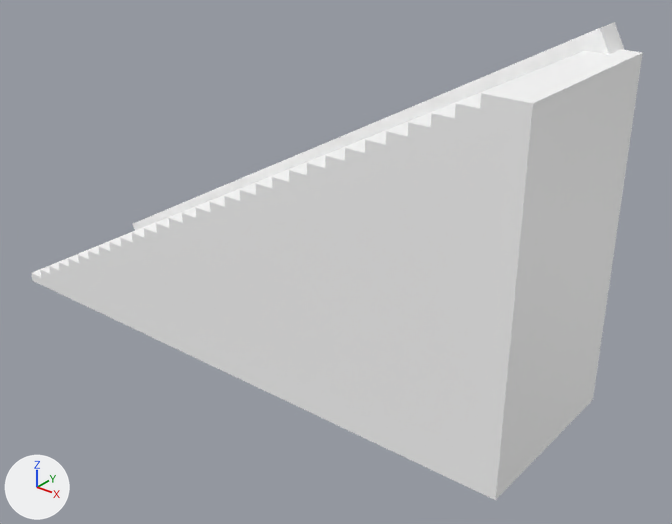
The FBX model Content/Meshes/SM_Stairs.fbx: old version first, new version second.
Both versions are drawn from a 50 mm lens placed at (76.04, -16.9, 12.12), pointed at (64.57, -2.57, 3.24). The axes (+X, +Y, +Z) are drawn at lower left. The lights are the same throughout. Where no turn or scale is listed for an object, it has been applied to the vertices.

The first picture shows 'Stairs_Right'.
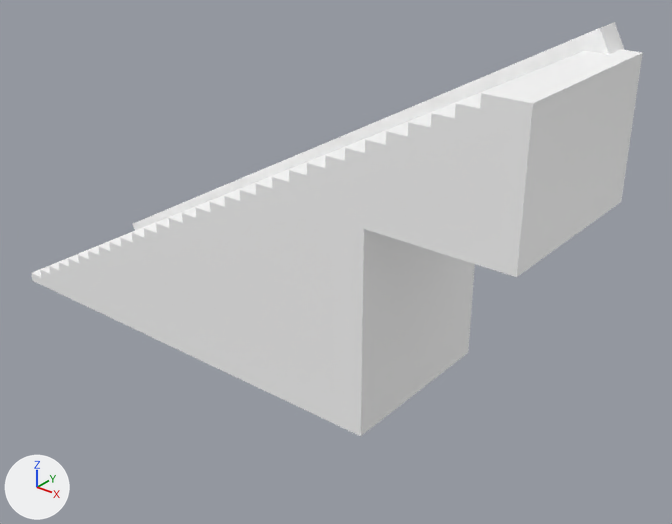
Edits to the scene script, one JSON object a line:
```json
{"block": "me_mesh", "where": "# used by ob_stairs_right; location = (63.11, -2.84, 4.68)"}
{"op": "remove", "block": "me_mesh", "code": "me_mesh.from_pydata(...)  # 3174 vertices, 3139 faces; spans x -6.97..6.97, y -2.07..2.07, z -4.07..4.07"}
{"op": "add", "block": "me_mesh", "code": "me_mesh.from_pydata(...)  # 2133 vertices, 2067 faces; spans x -6.97..6.97, y -2.07..2.07, z -4.07..4.07"}
{"block": "me_mesh", "change": "me_mesh part 1: 1041 vertices removed from x 4.39..6.97, y -2.07..1.94, z -3.59..0.61"}
```

Location of each change, (x1, y1, x2, y2) in pixels of the pictures (672 x 524 px):
```json
{"object": "Stairs_Right", "change": "reshaped", "before": [31, 22, 643, 500], "after": [31, 22, 643, 436], "on screen": "13% shorter"}
{"part": 1, "of": "me_mesh", "change": "deleted", "before": [361, 203, 621, 500]}
```
